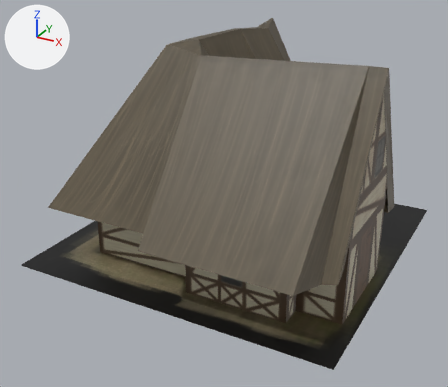
Two versions of the Blender file 3DModels/BlendFiles/maison_age1.blend, one commit apart.
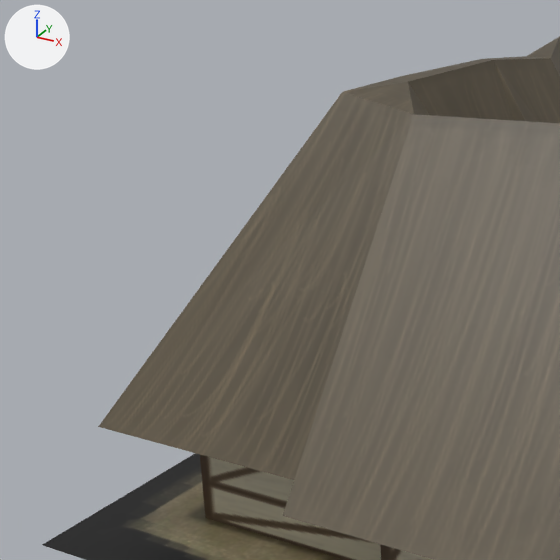
Old and new are each drawn whole from a camera (50 mm lens) standing at (3.84, -7.69, 4.4) and looking at (-0.09, -0.55, 0.83) and again close up on the part from 0% to 61% of the width and 0% to 70% of the height. Every picture has the same lights, and +X, +Y and +Z are marked at upper left.
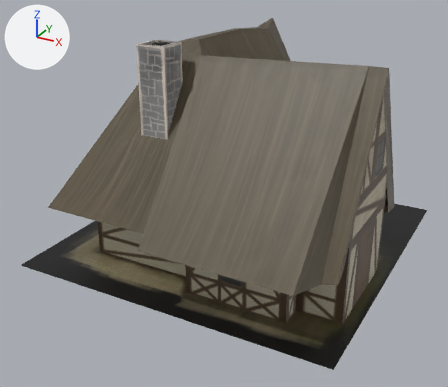
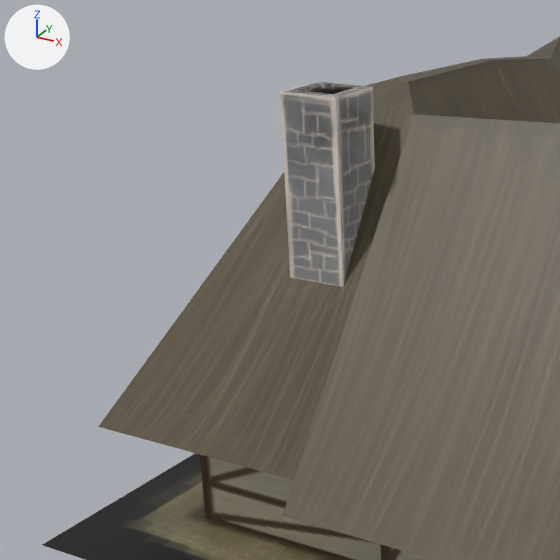
The change, as JSON lines over the scene's bpy script:
```json
{"block": "me_plane", "where": "# used by ob_plane; location = (-0.3, -0.3, 1.9); rotation_euler = (1.571, 0.0, 0.0), in degrees (90, 0, 0)"}
{"op": "remove", "block": "me_plane", "code": "me_plane.from_pydata(...)  # 159 vertices, 127 faces, 2 loose edges; spans x -1.99..2.59, y -1.96..1.04, z -2.43..2.19"}
{"op": "add", "block": "me_plane", "code": "me_plane.from_pydata(...)  # 175 vertices, 140 faces, 2 loose edges; spans x -1.99..2.59, y -1.96..1.12, z -2.43..2.19"}
{"block": "me_plane", "change": "me_plane part 1: a new loose piece of 16 vertices spanning x -0.52..-0.12, y -1.85..1.12, z 0.75..1.15, in mat_maison_age1_png (picture img_maison_age1_png)"}
```

Where the change shows, as pixel boxes [x1, y1, x2, y2] in the close-ups (560 x 560 px):
```json
{"part": 1, "of": "me_plane", "change": "added", "after": [280, 81, 375, 287]}
```
